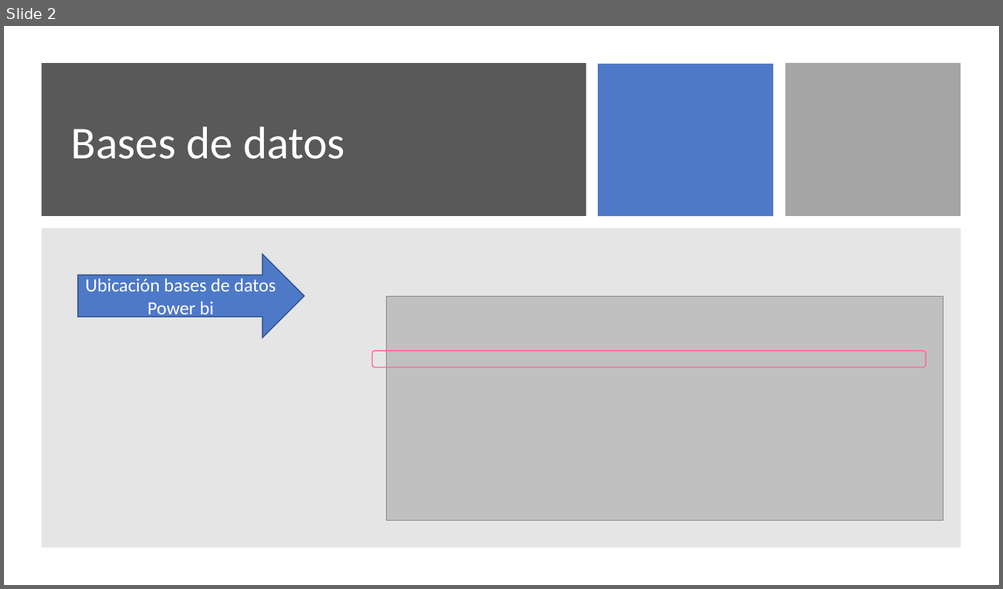
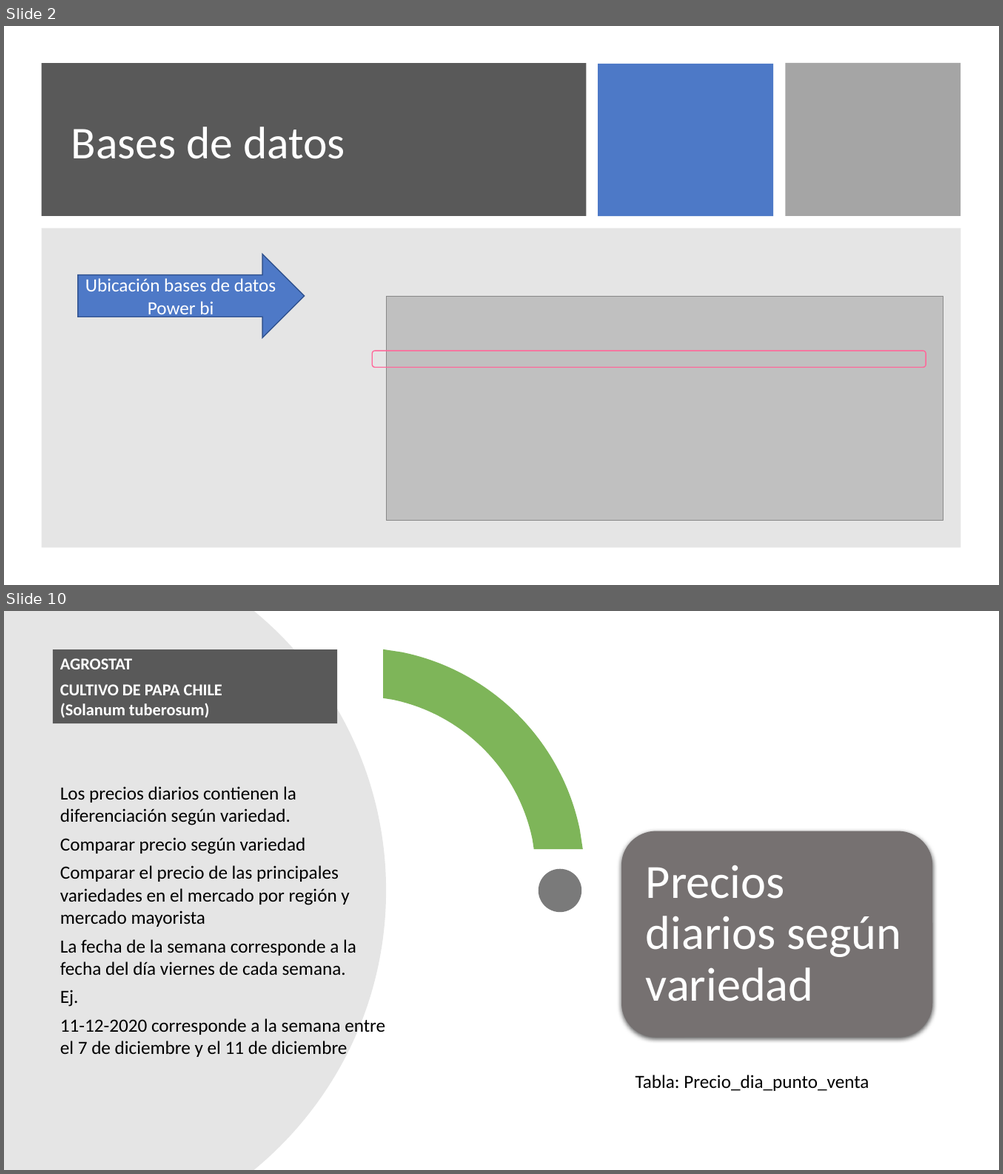
Before and after one commit to Sud-Austral/DATA-AGRO, a slide deck: DATAAGRO_papa/Power Bi_PAPA.pptx. Shown one above the other, each under a label of ours: slide 2 before the commit, slides 2 and 10 after it; the slides between them are not shown. The pictures are 1003x589 and 1003x1174 pixels, drawn with LibreOffice and Linux fonts; fonts in the diff are those of the drawing; grey boxes stand for pictures. Boxes give left, top, right and bottom in pixels: in the first picture for what was removed or moved away, otherwise in the second. Text is boxed around its words. In the diff, an @@ line names an element or a change of style, - is before the commit and + after.

```diff
--- a/DATAAGRO_papa/Power Bi_PAPA.pptx
+++ b/DATAAGRO_papa/Power Bi_PAPA.pptx
@@ slide 10 added at bbox=[4, 611, 999, 1170], background #FFFFFF @@
@@ freeform shape added at bbox=[4, 611, 386, 1170], fill #808080 at 20% opacity @@
@@ rectangle added at bbox=[53, 649, 337, 723], fill #595959, 16 pt, text #FFFFFF, bold @@
+AGROSTAT
+CULTIVO DE PAPA CHILE
+(Solanum tuberosum)
@@ freeform shape added at bbox=[383, 649, 583, 849], fill #70AD47 at 90% opacity @@
@@ text added at bbox=[60, 786, 385, 1057], 18 pt, text #000000 @@
+Los precios diarios contienen la diferenciación según variedad.
+Comparar precio según variedad
+Comparar el precio de las principales variedades en el mercado por región y mercado mayorista
+La fecha de la semana corresponde a la fecha del día viernes de cada semana.
+Ej.
+11-12-2020 corresponde a la semana entre el 7 de diciembre y el 11 de diciembre
@@ rounded rectangle added at bbox=[621, 831, 932, 1038], fill #767171 @@
@@ ellipse added at bbox=[538, 869, 581, 912], fill #595959 at 80% opacity @@
@@ text added at bbox=[646, 866, 901, 1002], 46 pt, text #FFFFFF @@
+Precios diarios según variedad
@@ text added at bbox=[635, 1075, 868, 1091], 18 pt, text #000000 @@
+Tabla: Precio_dia_punto_venta
```
Also in this commit, not shown: 1 slide changed, 11 other slides added, 30 slides removed, 7 other files.
